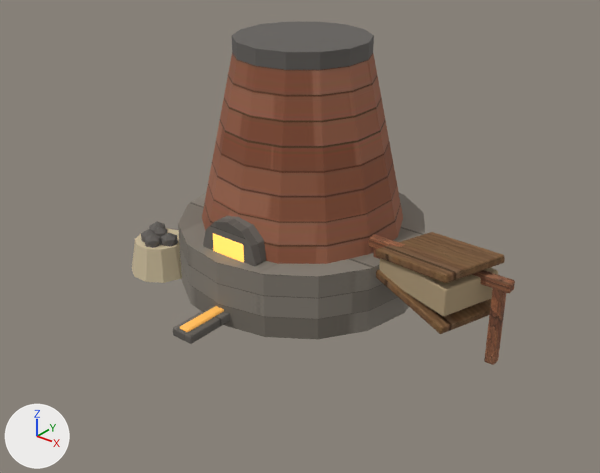
One commit to the glTF model assets/build/buildings/smelter.glb: the scene before it, then after it.
Before and after are seen from a 50 mm lens placed at (4.4, -5.53, 3.83), pointed at (0.19, -0.28, 0.57). Arrows for +X, +Y and +Z are at lower left; the lights stay in place. The picture after the commit comes second. Where no turn or scale is listed for an object, it has been applied to the vertices. Vertices at exactly the same position are counted once.

The first picture shows 'base', 'basket', 'belBeam', 'belBot', 'belMid', 'belPost', 'belTop', 'mouthGlow', 'mouthRing', 'shaft', 'shaftTop', 'tap' and 6 more.
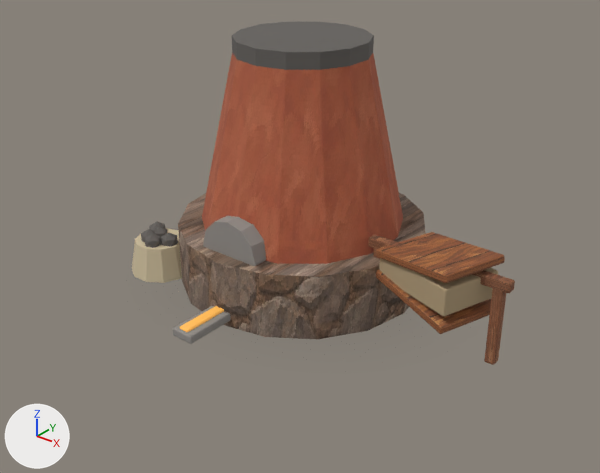
Boxes [x1, y1, x2, y2] around the edits, measured in the pictures (600 x 473 px):
'shaft', recoloured
    both: [202, 53, 403, 264]
'base', recoloured
    both: [178, 193, 426, 339]
'belTop', recoloured
    both: [376, 232, 505, 283]
'mouthRing', recoloured (lighter)
    both: [203, 216, 266, 266]
'belBot', recoloured
    both: [376, 270, 491, 334]
'tap', recoloured (lighter)
    both: [173, 306, 230, 344]
'mouthGlow', reshaped (not visible afterwards)
    before: [213, 233, 244, 262]

What changed in the scene script:
```text
Add mat_planksv_005:
    mat_planksv_005 = bpy.data.materials.new('planksV.005')
    # uses the picture img_planks
    # uses the picture img_planks_n
    # uses the picture img_planks_r
Add mat_clay_005:
    mat_clay_005 = bpy.data.materials.new('clay.005')
    # uses the picture img_clay
    # uses the picture img_clay_n
    # uses the picture img_clay_r
Add mat_stonetrim_005:
    mat_stonetrim_005 = bpy.data.materials.new('stoneTrim.005')
    # uses the picture img_stone
    # uses the picture img_stone_n
    # uses the picture img_stone_r
Change me_cone_032:
    where me_cone_032.from_pydata(...)  # 32 vertices, 60 faces; spans x -1.15..1.15, y -1.15..1.15, z -0.3..0.3
    remove me_cone_032.materials.append(mat_stone_005)
    add me_cone_032.materials.append(mat_stonetrim_005)
Change me_cube_027:
    where me_cube_027.from_pydata(...)  # 56 vertices, 108 faces; spans x -0.493..0.493, y -0.421..0.421, z 0.361..0.559
    remove me_cube_027.materials.append(mat_wood1_005)
    add me_cube_027.materials.append(mat_planksv_005)
Change me_cube_025:
    where me_cube_025.from_pydata(...)  # 56 vertices, 108 faces; spans x -0.493..0.493, y -0.421..0.421, z 0.681..0.879
    remove me_cube_025.materials.append(mat_wood1_005)
    add me_cube_025.materials.append(mat_planksv_005)
Change me_cube_022:
    remove me_cube_022.from_pydata(...)  # 56 vertices, 108 faces; spans x -0.18..0.18, y -1.01..-0.93, z 0.47..0.77
    add me_cube_022.from_pydata(...)  # 56 vertices, 108 faces; spans x -0.13..0.13, y -0.97..-0.91, z 0.52..0.72
    me_cube_022 part 1: 56 of 56 vertices moved; they spanned x -0.18..0.18, y -1.01..-0.93, z 0.47..0.77 and now span x -0.13..0.13, y -0.97..-0.91, z 0.52..0.72; mean shift (0.0, 0.03, 0.0)
Change me_cone_035:
    where me_cone_035.from_pydata(...)  # 24 vertices, 44 faces; spans x -0.3..0.3, y -0.125..0.125, z -0.3..0.3
    remove me_cone_035.materials.append(mat_stonedark_005)
    add me_cone_035.materials.append(mat_darkstone_005)  # grey #95908b
Change me_cone_033:
    where me_cone_033.from_pydata(...)  # 28 vertices, 52 faces; spans x -0.93..0.93, y -0.95..0.95, z -0.8..0.8
    remove me_cone_033.materials.append(mat_claybrick_005)
    add me_cone_033.materials.append(mat_clay_005)
Change me_cube_023:
    where me_cube_023.from_pydata(...)  # 56 vertices, 108 faces; spans x -0.11..0.11, y -1.6..-0.9, z 0.06..0.14
    remove me_cube_023.materials.append(mat_stonedark_001)
    add me_cube_023.materials.append(mat_darkstone_001)  # grey #95908b
```
